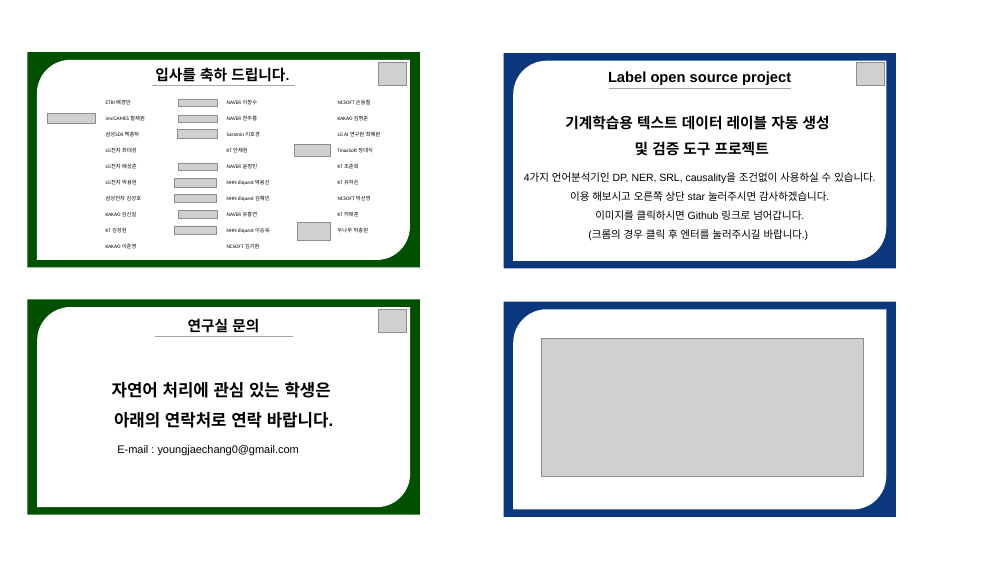
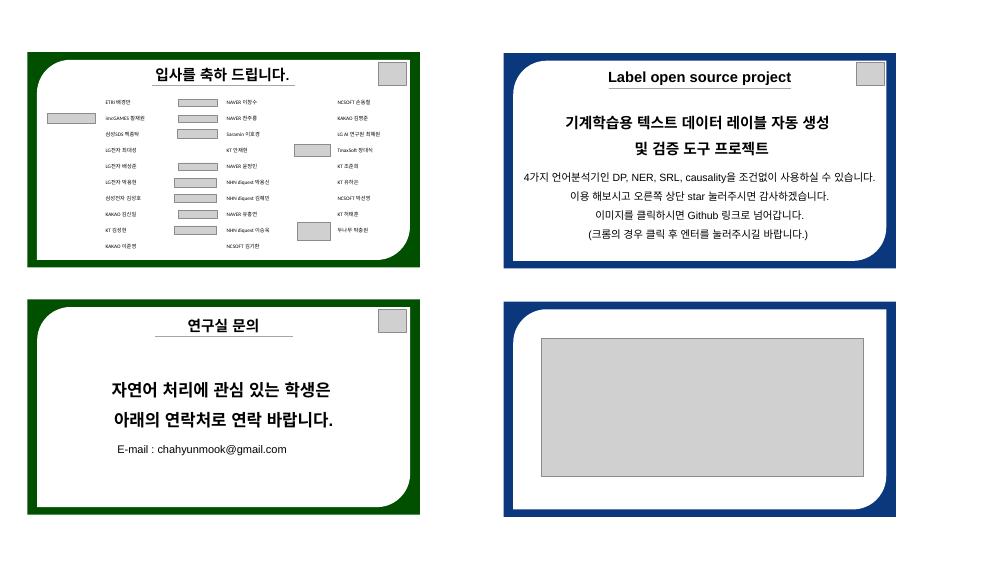
Before and after one commit to NLPlab-skku/NLPlab-skku.github.io, a slide deck: slide 1 of assets/img/notice_panel-1.pptx. Drawn at 1008x567 pixels with LibreOffice and Linux fonts; fonts in the diff are those of the drawing; grey boxes stand for pictures; background and template pictures are left out. Boxes give left, top, right and bottom in pixels: in the first picture for what was removed or moved away, otherwise in the second. Text is boxed around its words. In the diff, an @@ line names an element or a change of style, - is before the commit and + after.

```diff
--- a/assets/img/notice_panel-1.pptx
+++ b/assets/img/notice_panel-1.pptx
@@ text at box(117, 445, 287, 456): text changed @@
-E-mail : youngjaechang0@gmail.com
+E-mail : chahyunmook@gmail.com
```
Also in this commit, not shown: 10 other files.
